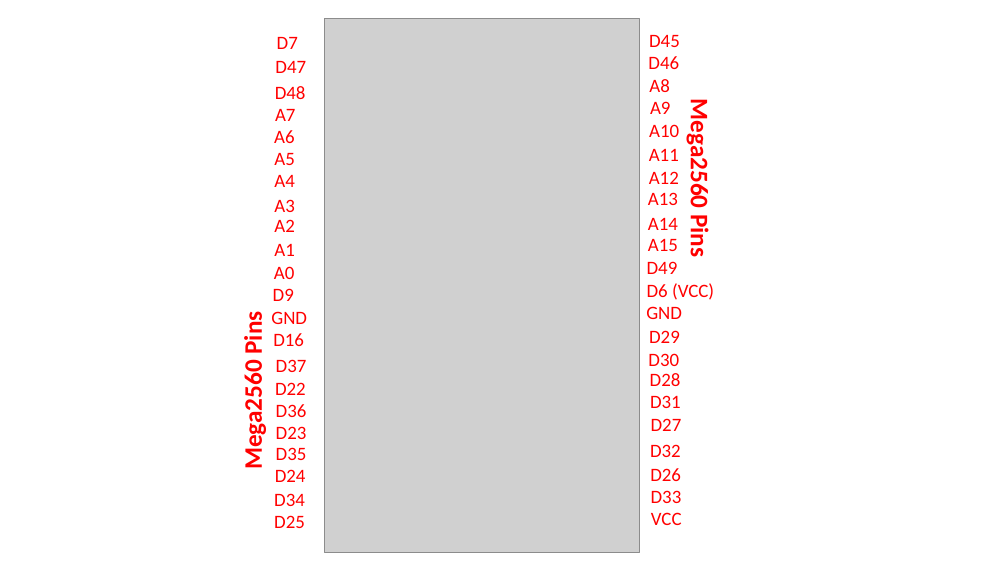
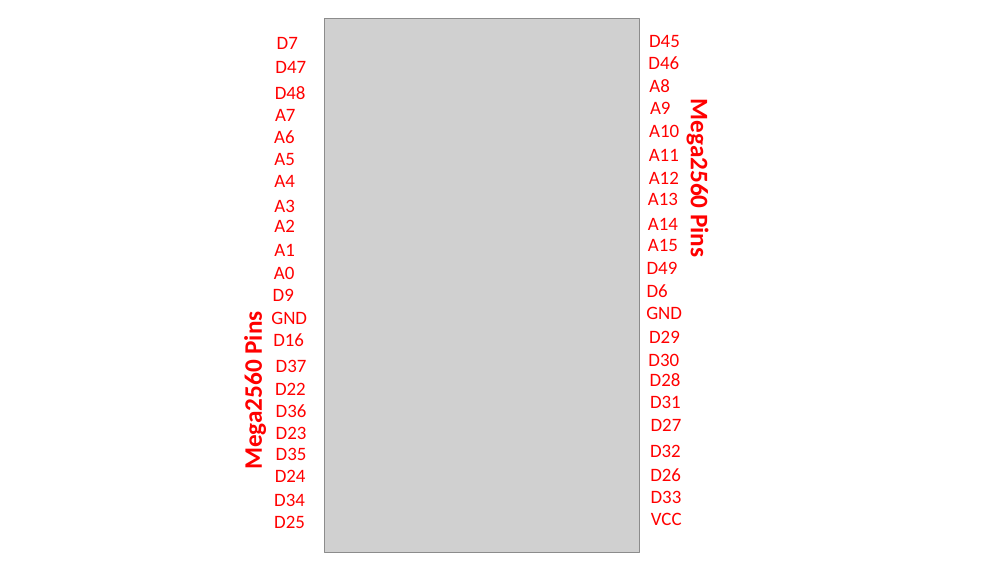
Before and after one commit to Raphael-Boichot/Neo-Geo-Sengoku-2-Red-Blood, a slide deck: slide 10 of Research/Chip_comparison.pptx. Drawn at 1008x567 pixels with LibreOffice and Linux fonts; fonts in the diff are those of the drawing; grey boxes stand for pictures. Boxes give left, top, right and bottom in pixels: in the first picture for what was removed or moved away, otherwise in the second. Text is boxed around its words. In the diff, an @@ line names an element or a change of style, - is before the commit and + after.

```diff
--- a/Research/Chip_comparison.pptx
+++ b/Research/Chip_comparison.pptx
@@ text at <box>647,284,668,297</box>: text changed @@
-D6 (VCC)
+D6
```
Also in this commit, not shown: 1 slide added, 1 other file.
